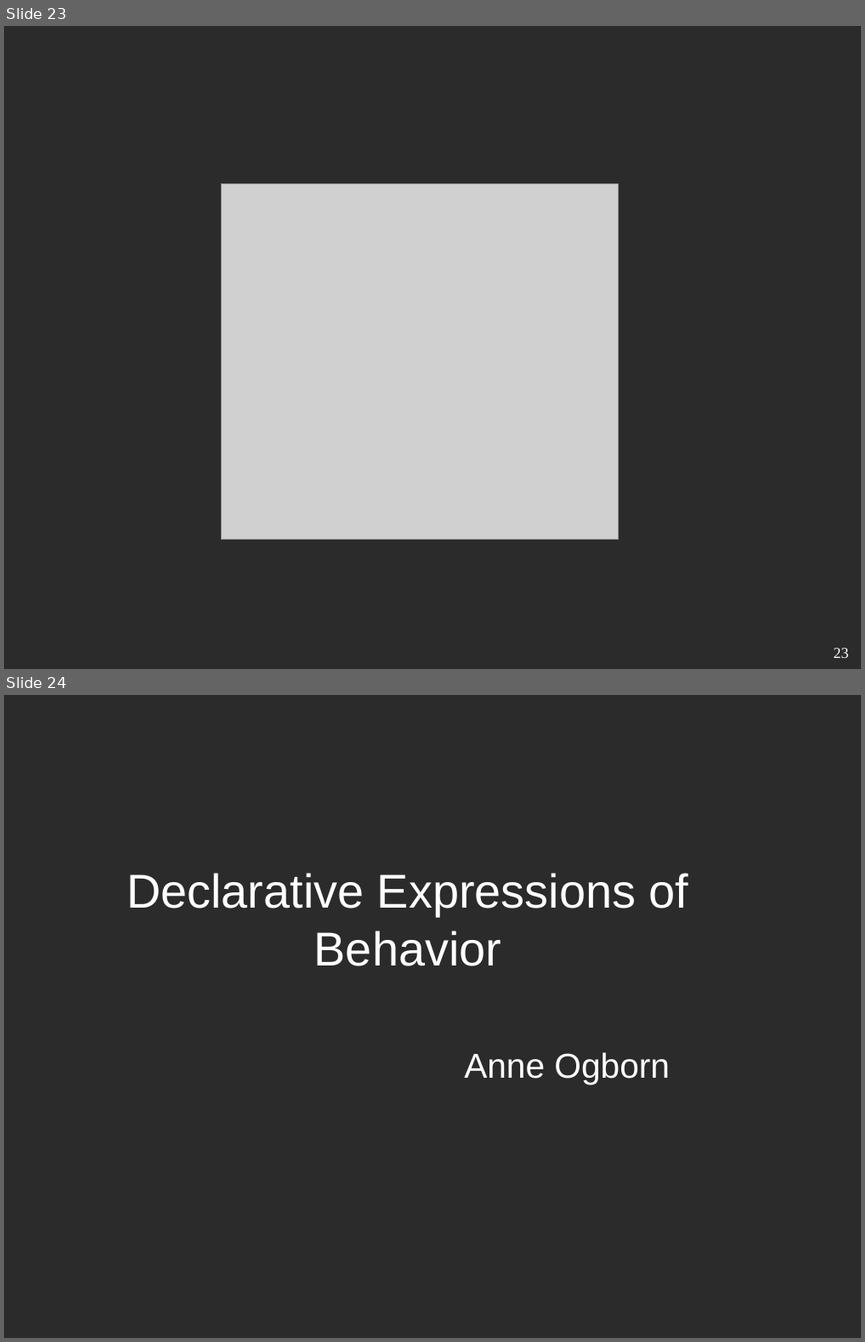
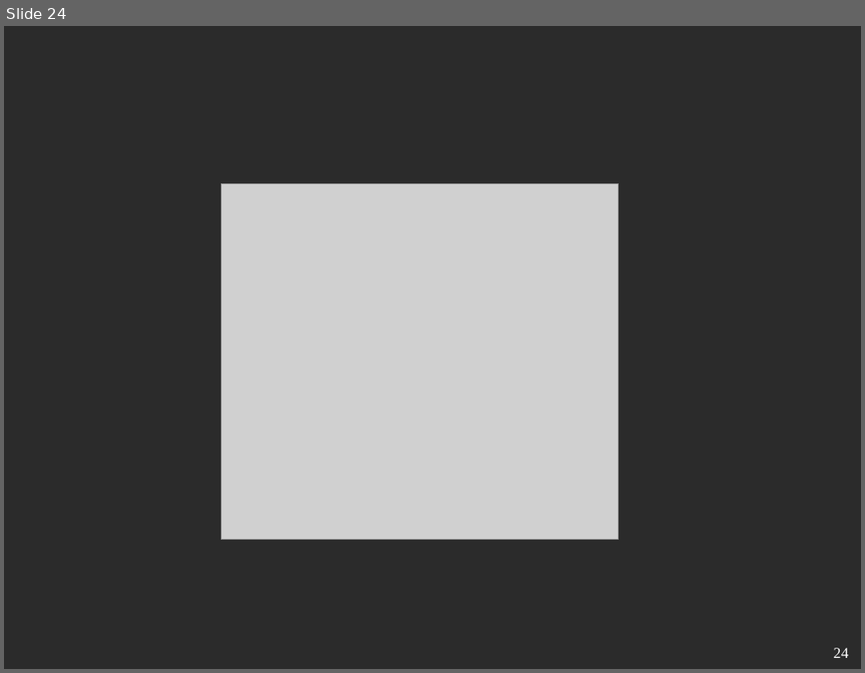
Before and after one commit to kaychaks/fnconfworkshop, a slide deck: talkslides/behavior.odp. Shown one above the other, each under a label of ours: slides 23 and 24 before the commit, slide 24 after it. The pictures are 865x1342 and 865x673 pixels, drawn with LibreOffice and Linux fonts; fonts in the diff are those of the drawing; grey boxes stand for pictures; background and template pictures are left out; a plain dark background stands for a picture behind light text. Boxes give left, top, right and bottom in pixels: in the first picture for what was removed or moved away, otherwise in the second. Text is boxed around its words. In the diff, an @@ line names an element or a change of style, - is before the commit and + after.

```diff
--- a/talkslides/behavior.odp
+++ b/talkslides/behavior.odp
@@ slide 24 removed at (4, 695, 861, 1338), background picture (left out) @@
@@ title removed at (126, 873, 689, 966) @@
-Declarative Expressions of Behavior
@@ subtitle removed at (464, 1052, 670, 1083) @@
-Anne Ogborn
@@ what was slide 23 is now slide 24 @@
@@ page number at (834, 647, 849, 658): text changed @@
-23
+24
```
Also in this commit, not shown: 2 slides added, 4 other files.
